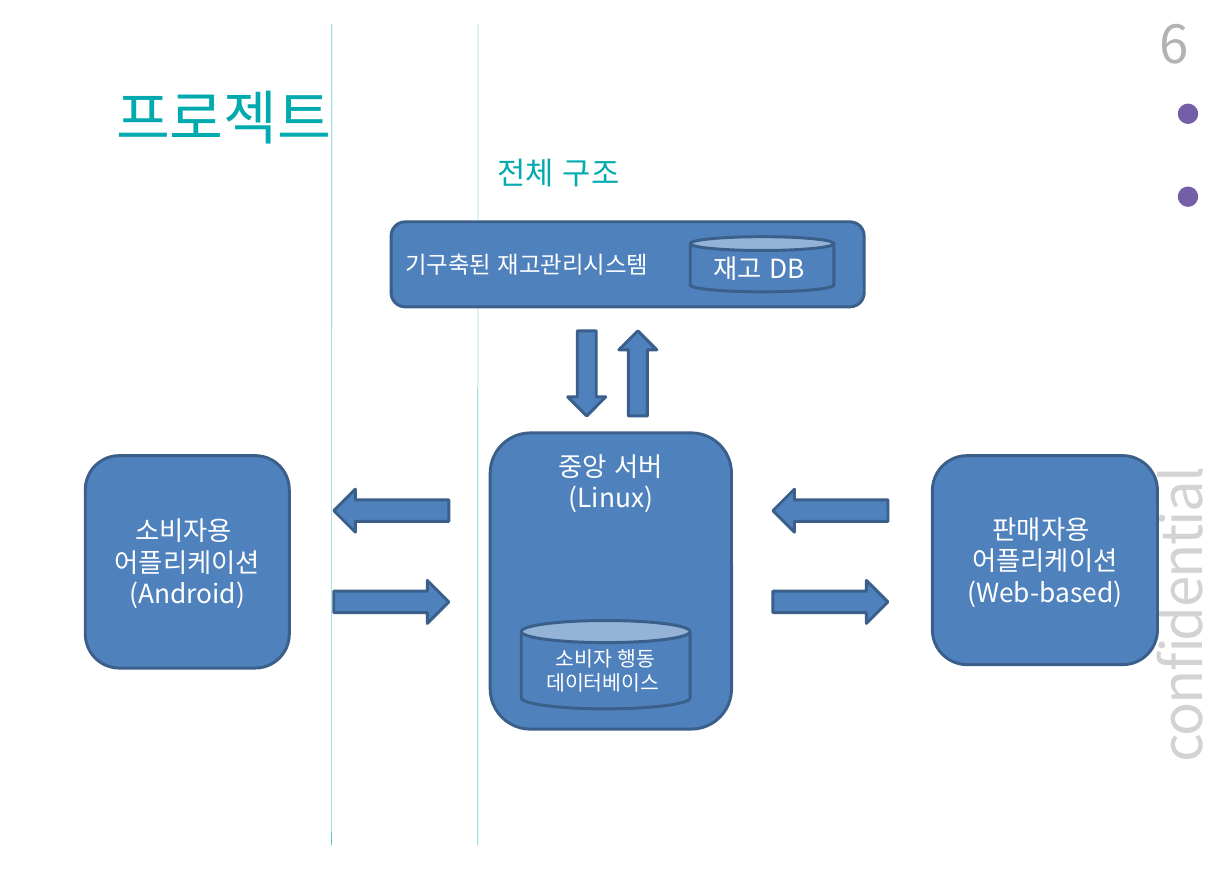
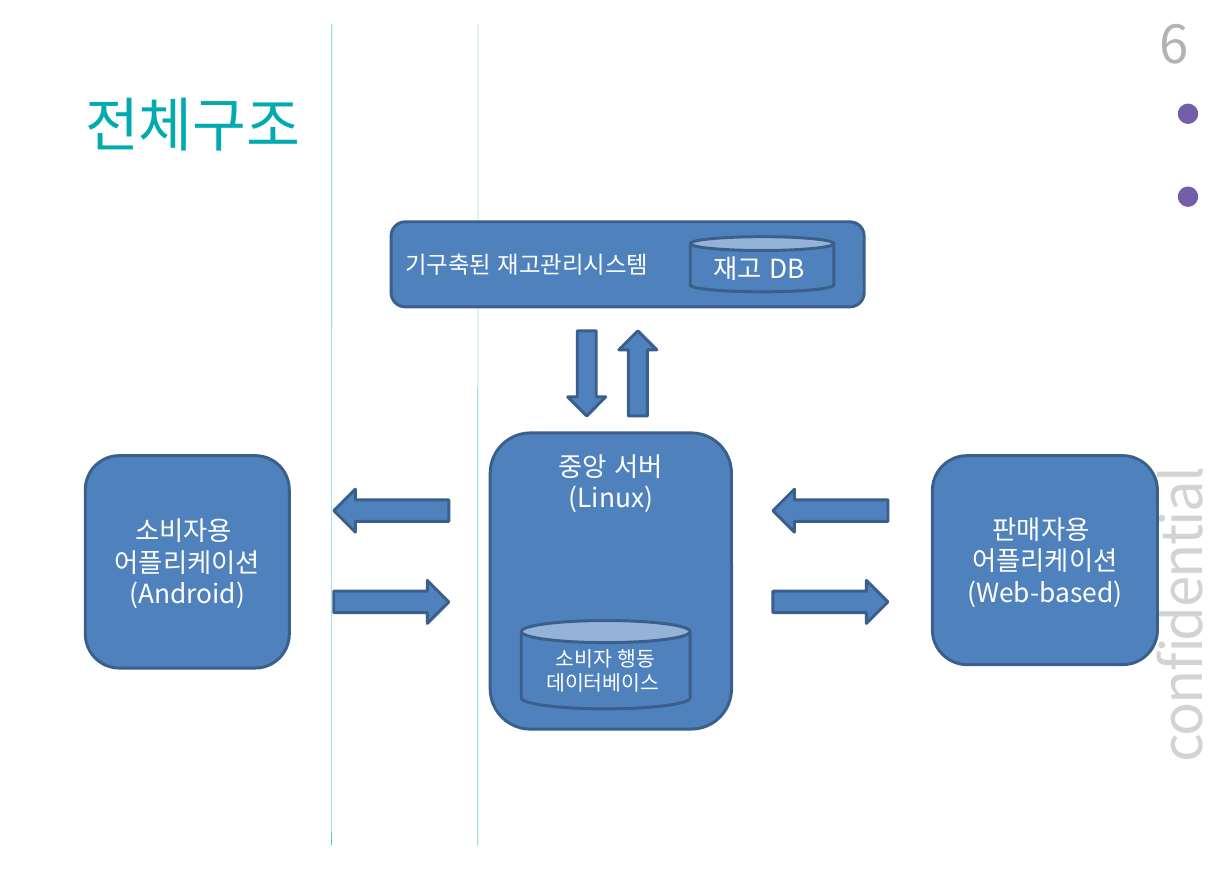
Before and after one commit to BerryWell/CapstoneDesign-2019-02, a slide deck: slide 6 of 제출자료/발표자료/중간_발표_자료_12조.pptx. Drawn at 1232x871 pixels with LibreOffice and Linux fonts; fonts in the diff are those of the drawing. Boxes give left, top, right and bottom in pixels: in the first picture for what was removed or moved away, otherwise in the second. Text is boxed around its words. In the diff, an @@ line names an element or a change of style, - is before the commit and + after.

```diff
--- a/제출자료/발표자료/중간_발표_자료_12조.pptx
+++ b/제출자료/발표자료/중간_발표_자료_12조.pptx
@@ text at box(85, 97, 300, 151): text changed; size 21 to 40 pt @@
-전체 구조
+전체구조
@@ text removed at box(116, 90, 331, 144) @@
-프로젝트
```
Also in this commit, not shown: 5 other slides changed, 7 slides added.
